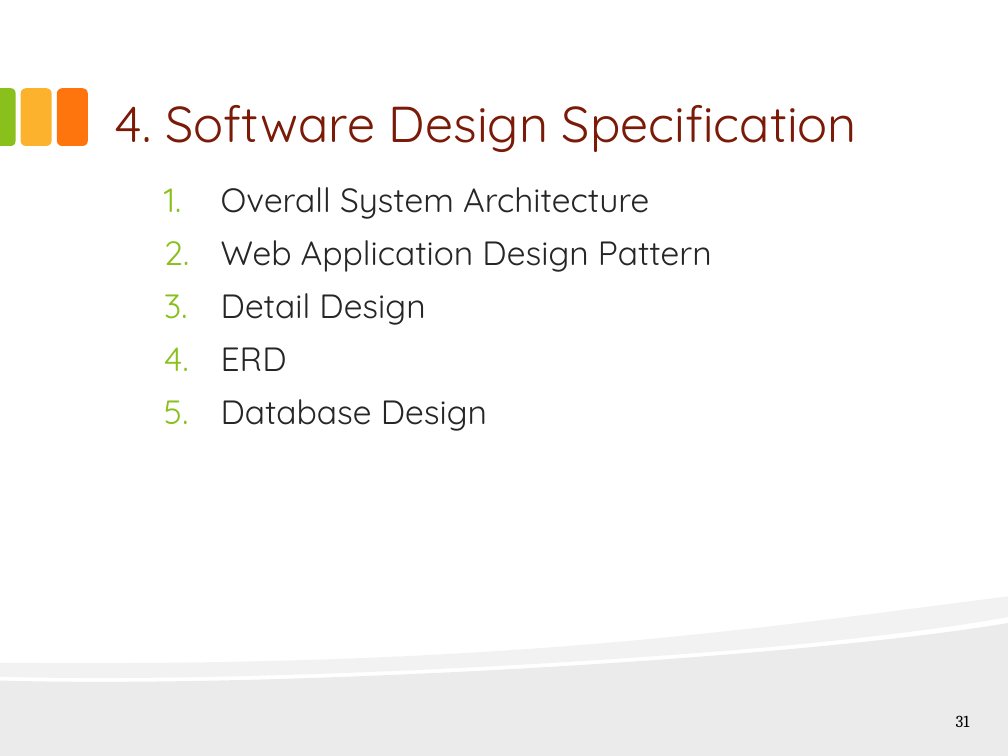
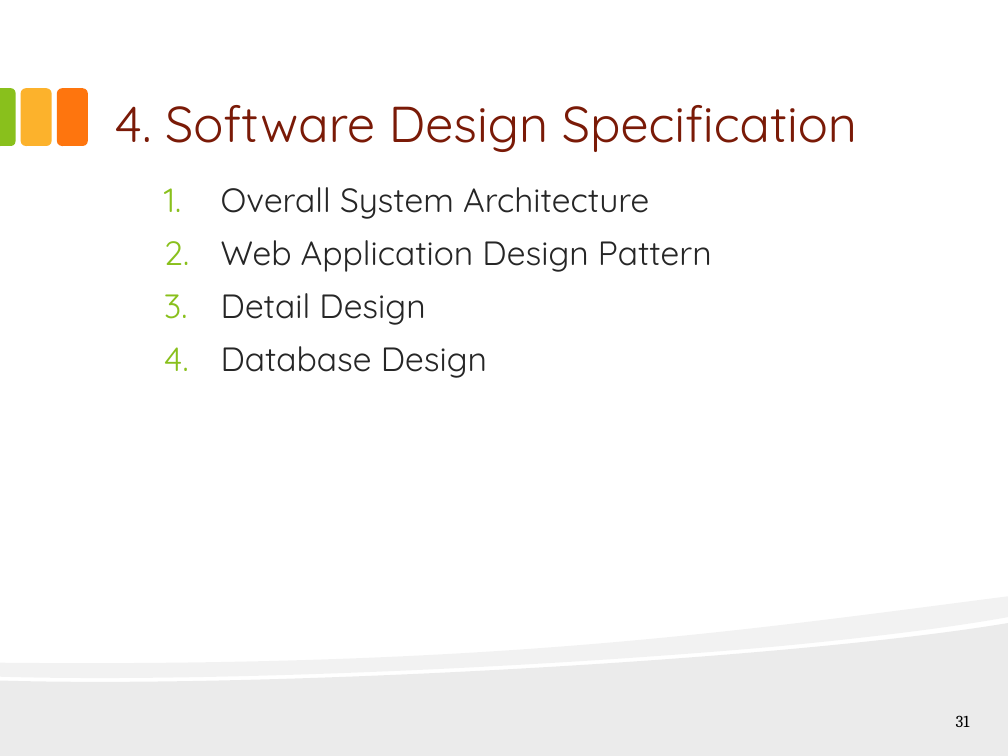
Before and after one commit to hungqcao/Rental-House-Finding, a slide deck: slide 31 of Document/Documentation/Final Document & Report/RHF_Presentation_Final_v1.0.pptx. Drawn at 1008x756 pixels with LibreOffice and Linux fonts; fonts in the diff are those of the drawing. Boxes give left, top, right and bottom in pixels: in the first picture for what was removed or moved away, otherwise in the second. Text is boxed around its words. In the diff, an @@ line names an element or a change of style, - is before the commit and + after.

```diff
--- a/Document/Documentation/Final Document & Report/RHF_Presentation_Final_v1.0.pptx
+++ b/Document/Documentation/Final Document & Report/RHF_Presentation_Final_v1.0.pptx
@@ text at <box>221,347,287,371</box>: paragraph removed @@
-  4. ERD
```
Also in this commit, not shown: 1 other slide changed.
